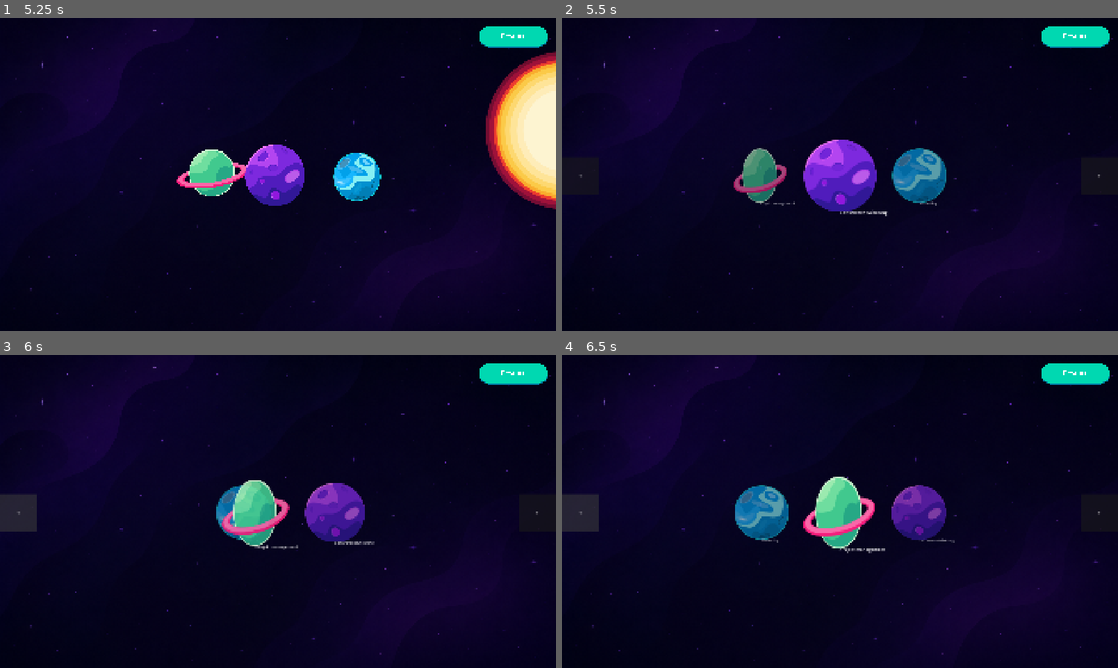
Above: before the commit, frames 1-4 (two rows, left to right).
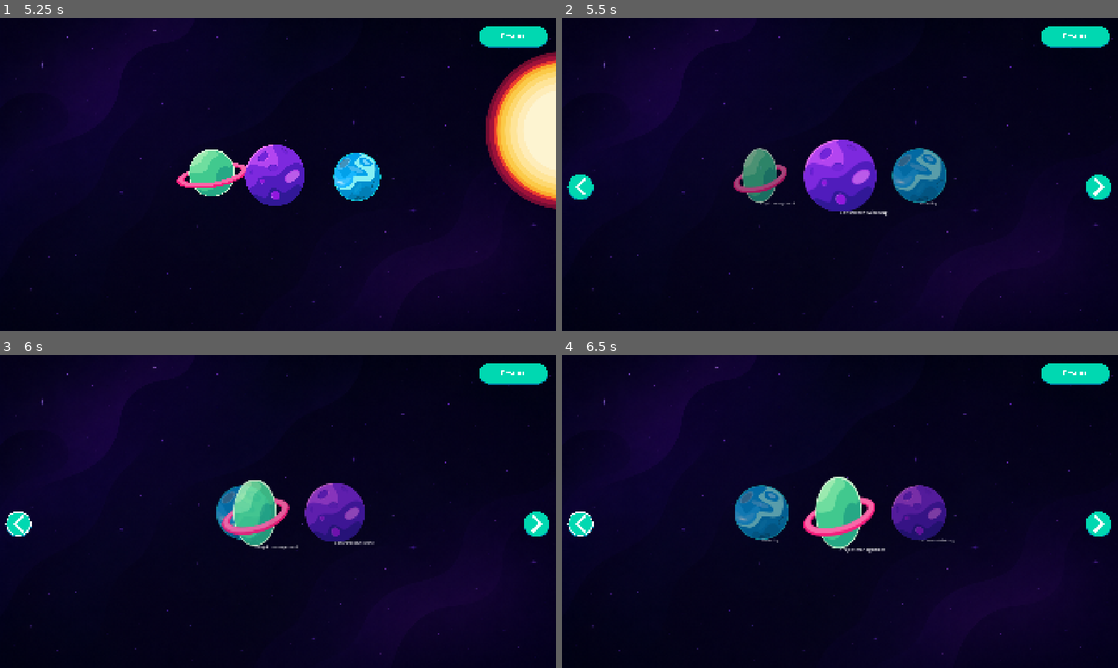
Above: after the commit, the same moments.

Repository: DanilLvov/GamificationTool
Game: Godot game, scene res://Scenes/Menu.tscn
Two runs of this game, one before a commit and one after it. Both use one fixed random seed, a clock stepped at 60 frames per second and the inputs below.
Inputs (mouse positions are in pixels of both pictures, inside the frame that each line leads up to; where the layout moved, square brackets give the same spot in the first picture):
- Up to frame 1 (5.25 s): click (278, 287) at 0.5 s; click "Restart" at 1.25 s; click "Restart" at 2 s; click "Restart" at 2.75 s; click "Yes" at 3.5 s; click (278, 287) at 4.25 s; tap Enter at 5 s; move the mouse to (400, 158) at 5.02 s; click (400, 158) at 5.17 s
- Up to frame 2 (5.5 s): no input
- Up to frame 3 (6 s): click (16, 524) [16, 511] at 5.75 s
- Up to frame 4 (6.5 s): no input

Frame 1 is identical in both runs. In frame 2, 0.6% of the frame differs, in the area x 0-99%, y 50-58%; in frame 3, 1.1%, in the area x 0-99%, y 44-58%; in frame 4, 1.1%.

Commit message:
Add support for ui factory in cutscene and job selection

Diff:
--- a/Scenes/JobSelection.tscn
+++ b/Scenes/JobSelection.tscn
@@ -18,19 +18,3 @@
 [node name="Control" type="Control" parent="CarouselContainer" unique_id=1124585691]
 layout_mode = 3
 anchors_preset = 0
-
-[node name="Left" type="Button" parent="." unique_id=163802653]
-offset_top = 480.0
-offset_right = 128.0
-offset_bottom = 608.0
-text = "<"
-
-[node name="Right" type="Button" parent="." unique_id=1941618265]
-offset_left = 1792.0
-offset_top = 480.0
-offset_right = 1920.0
-offset_bottom = 608.0
-text = ">"
-
-[connection signal="pressed" from="Left" to="." method="_on_left_pressed"]
-[connection signal="pressed" from="Right" to="." method="_on_right_pressed"]
--- a/Scenes/cutscene.tscn
+++ b/Scenes/cutscene.tscn
@@ -1,9 +1,6 @@
 [gd_scene format=3 uid="uid://crexa6ncprce6"]
 
 [ext_resource type="Script" uid="uid://d0xev558lsohc" path="res://Scripts/cutscene.gd" id="1_7n648"]
-[ext_resource type="Texture2D" uid="uid://ua5acfolc0aq" path="res://Assets/UI/Simple_Buttons/simple_button_normal.svg" id="2_iy4n7"]
-[ext_resource type="Texture2D" uid="uid://bbdigo31owr7a" path="res://Assets/UI/Simple_Buttons/simple_button_press.svg" id="3_j1a0j"]
-[ext_resource type="Texture2D" uid="uid://2u84e4d67i2a" path="res://Assets/UI/Simple_Buttons/simple_button_hover.svg" id="4_j6j7k"]
 
 [node name="Cutscene" type="Node2D" unique_id=2129651268]
 script = ExtResource("1_7n648")
@@ -26,28 +23,4 @@
 offset_bottom = 997.0
 theme_override_font_sizes/normal_font_size = 30
 
-[node name="ContinueTextureButton" type="TextureButton" parent="UiElements" unique_id=1429739027]
-visible = false
-layout_mode = 0
-offset_left = 1576.0
-offset_top = 952.0
-offset_right = 4535.0
-offset_bottom = 1861.0
-scale = Vector2(0.1, 0.1)
-texture_normal = ExtResource("2_iy4n7")
-texture_pressed = ExtResource("3_j1a0j")
-texture_hover = ExtResource("4_j6j7k")
-
-[node name="ContinueLabel" type="Label" parent="UiElements" unique_id=157142915]
-visible = false
-layout_mode = 0
-offset_left = 1603.0
-offset_top = 959.0
-offset_right = 1855.0
-offset_bottom = 1042.0
-theme_override_font_sizes/font_size = 50
-text = "Continue"
-
 [node name="AnimationObjects" type="Node2D" parent="." unique_id=451107968]
-
-[connection signal="pressed" from="UiElements/ContinueTextureButton" to="." method="_on_continue_texture_button_pressed"]
--- a/Scripts/cutscene.gd
+++ b/Scripts/cutscene.gd
@@ -14,9 +14,8 @@
 # Node variables, if changing node name, change it here:
 @onready var _background = $Background
 @onready var _subtitles = $UiElements/Subtitles
-@onready var _continue = $UiElements/ContinueTextureButton
 @onready var _animation_objects = $AnimationObjects
-@onready var _continue_label = $UiElements/ContinueLabel
+var _continue
 #@onready var _ui_elements = $UiElements
 
 # Global cutscene structure variable
@@ -36,6 +35,13 @@
 	cutscenes = _load_JSON("res://Database/cutscenes.json")
 	animations = _load_JSON("res://Database/animations.json")
 
+	_continue = UIFactory.create_texture_button(UIFactory.UIElementTypes.NORMAL_BUTTON, Vector2(200, 30), "Continue")
+	_continue["button"].pressed.connect(_on_continue_texture_button_pressed)
+	_continue["root"].position = Vector2(1700, 930)
+
+	add_child(_continue["root"])
+	_continue["root"].visible = false
+
 
 # Called every frame. 'delta' is the elapsed time since the previous frame.
 func _process(delta: float) -> void:
@@ -115,8 +121,7 @@
 # Button to finish scene and continue
 func _on_continue_texture_button_pressed() -> void:
 		# Hide continue button after pressing
-		_continue.visible = false
-		_continue_label.visible = false
+		_continue["root"].visible = false
 
 		# Delete all animation objects
 		for child in _animation_objects.get_children():
@@ -131,8 +136,7 @@
 # Load background image, animation objects and play scene with subtitles
 func play_cutscene():
 	timer = 0.0
-	_continue.visible = false
-	_continue_label.visible = false
+	_continue["root"].visible = false
 
 	var background_image_path = current_cutscene["background_image_path"]
 
@@ -203,8 +207,7 @@
 		await get_tree().create_timer(0.05).timeout
 
 	# Show continue button at end of cutscene
-	_continue.visible = true
-	_continue_label.visible = true
+	_continue["root"].visible = true
 
 
 # If aniamtion exists, call update functions for position, scale, rotation and alternate image
--- a/Scripts/job_selection.gd
+++ b/Scripts/job_selection.gd
@@ -1,6 +1,8 @@
 extends Node2D
 
 var planets: Dictionary
+var _left_arrow_button
+var _right_arrow_button
 
 enum Job {
 	# Jobs for specialization choice, determine minigame content
@@ -12,6 +14,25 @@
 
 # Called when the node enters the scene tree for the first time.
 func _ready() -> void:
+	_left_arrow_button = UIFactory.create_texture_button(UIFactory.UIElementTypes.ROUND_ARROW_BUTTON_MIRRORED, Vector2(876, 889))
+	_right_arrow_button = UIFactory.create_texture_button(UIFactory.UIElementTypes.ROUND_ARROW_BUTTON, Vector2(876, 889))
+
+	_left_arrow_button["button"].pressed.connect(_on_left_pressed)
+	_right_arrow_button["button"].pressed.connect(_on_right_pressed)
+
+	_left_arrow_button["button"].scale = Vector2(0.2, 0.1)
+	_right_arrow_button["button"].scale = Vector2(0.1, 0.1)
+	_left_arrow_button["root"].scale = Vector2(0.1, 0.1)
+	_right_arrow_button["root"].scale = Vector2(0.1, 0.1)
+
+
+	_left_arrow_button["root"].position = Vector2(20, 540)
+	_right_arrow_button["root"].position = Vector2(1810, 540)
+
+	add_child(_left_arrow_button["root"])
+	add_child(_right_arrow_button["root"])
+
+
 	planets = _load_JSON("res://Database/planets.json")
 	_add_planets_to_carousel()
 
--- a/Scripts/ui_factory.gd
+++ b/Scripts/ui_factory.gd
@@ -8,6 +8,8 @@
 enum UIElementTypes {
 	NORMAL_BUTTON,
 	ROUND_BUTTON,
+	ROUND_ARROW_BUTTON,
+	ROUND_ARROW_BUTTON_MIRRORED,
 	RESET_BUTTON,
 }
 # TODO(optional): load list of resources from directory
@@ -21,6 +23,16 @@
 		"normal": preload("res://assets/ui/Simple_Buttons/simple_button_round_normal.svg"),
 		"hover": preload("res://assets/ui/Simple_Buttons/simple_button_round_hover.svg"),
 		"pressed": preload("res://assets/ui/Simple_Buttons/simple_button_round_press.svg")
+	},
+	UIElementTypes.ROUND_ARROW_BUTTON: {
+		"normal": preload("res://assets/ui/Simple_Buttons/simple_button_round_arrow_normal.svg"),
+		"hover": preload("res://assets/ui/Simple_Buttons/simple_button_round_arrow_hover.svg"),
+		"pressed": preload("res://assets/ui/Simple_Buttons/simple_button_round_arrow_press.svg")
+	},
+	UIElementTypes.ROUND_ARROW_BUTTON_MIRRORED: {
+		"normal": preload("res://assets/ui/Simple_Buttons/simple_button_round_arrow_normal_mirrored.svg"),
+		"hover": preload("res://assets/ui/Simple_Buttons/simple_button_round_arrow_hover_mirrored.svg"),
+		"pressed": preload("res://assets/ui/Simple_Buttons/simple_button_round_arrow_press_mirrored.svg")
 	},
 	UIElementTypes.RESET_BUTTON: {
 		"normal": preload("res://assets/ui/Simple_Buttons/simple_button_round_reset_normal.svg"),
@@ -61,9 +73,8 @@
 # root, button, and optional label (for normal text on button)
 # call example:
 static func create_texture_button(type: UIElementTypes, size: Vector2 = Vector2(120, 50), text: String = "") -> Dictionary:
-
 	var root = MarginContainer.new()
-	var button : TextureButton = TextureButton.new()
+	var button: TextureButton = TextureButton.new()
 	button.texture_normal = BUTTONS.get(type).get("normal")
 	button.texture_hover = BUTTONS.get(type).get("hover")
 	button.texture_pressed = BUTTONS.get(type).get("pressed")
Renamed: Assets/UI/Simple_Buttons/simple_button_round_arrow_pressed.svg -> Assets/UI/Simple_Buttons/simple_button_round_arrow_press.svg
Not shown, changed: Assets/UI/Simple_Buttons/simple_button_round_arrow_press.svg.import
